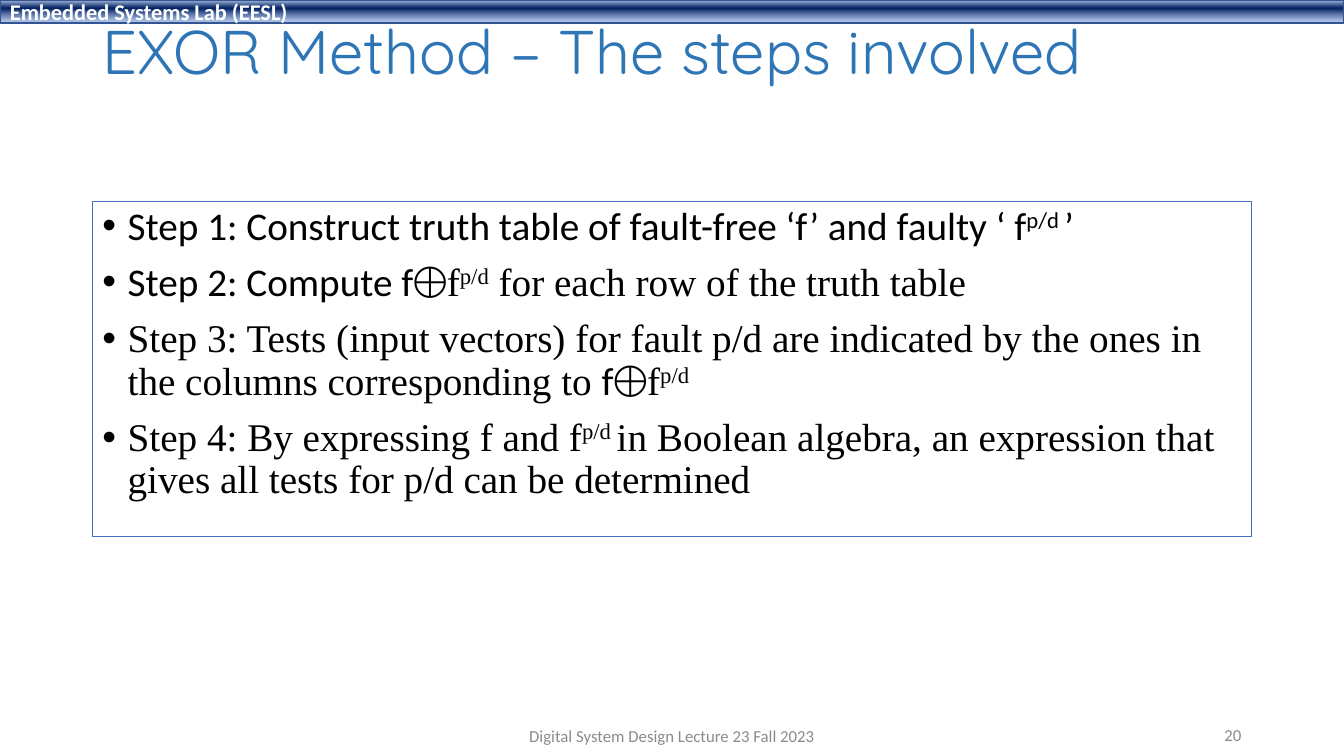
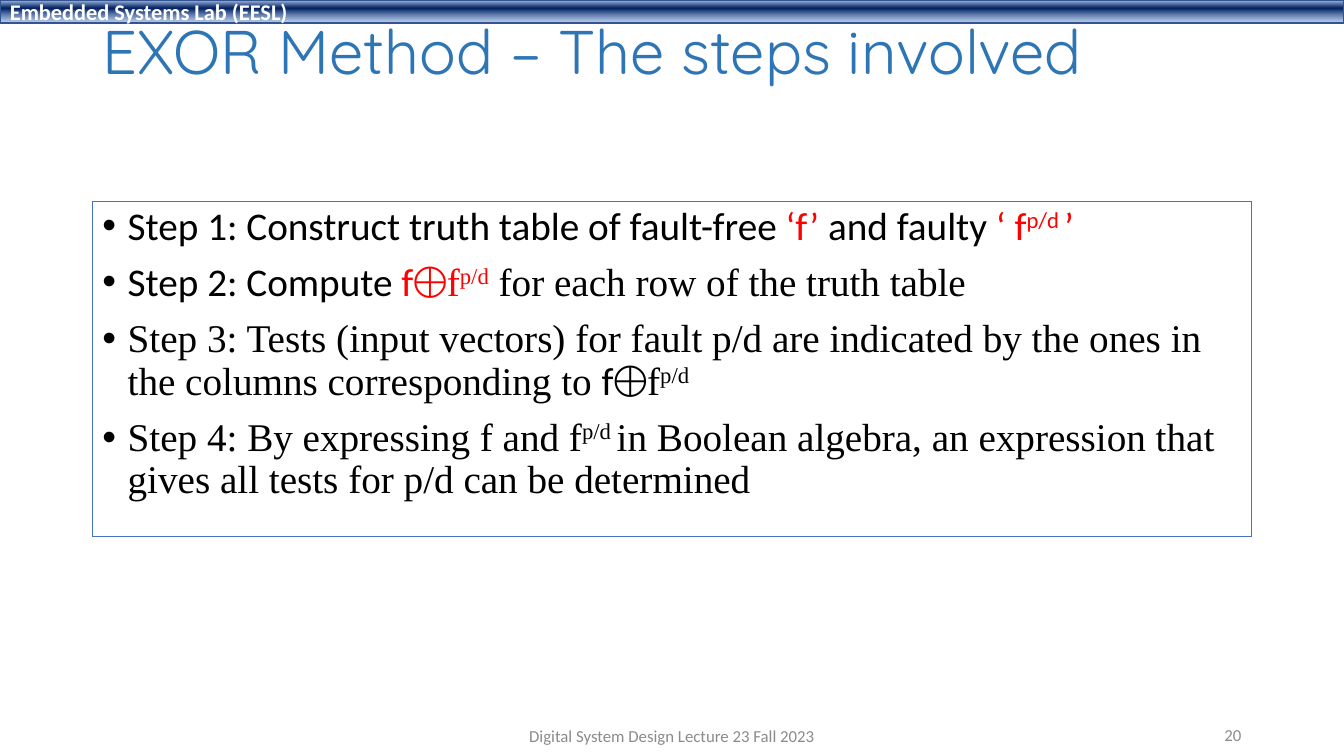
Before and after one commit to shahidmasud/shahidmasud.github.io, a slide deck: slide 20 of DSD_Lec23_Fall2023.ppsx. Drawn at 1344x756 pixels with LibreOffice and Linux fonts; fonts in the diff are those of the drawing; background and template pictures are left out. Boxes give left, top, right and bottom in pixels: in the first picture for what was removed or moved away, otherwise in the second. Text is boxed around its words. In the diff, an @@ line names an element or a change of style, - is before the commit and + after.

```diff
--- a/DSD_Lec23_Fall2023.ppsx
+++ b/DSD_Lec23_Fall2023.ppsx
@@ text at box(128, 212, 1060, 303): text colour #000000 to #FF0000 in "‘f’ ‘ fp/d ’", "f⨁fp/d" @@
```
Also in this commit, not shown: 7 other slides changed, 1 other file.
